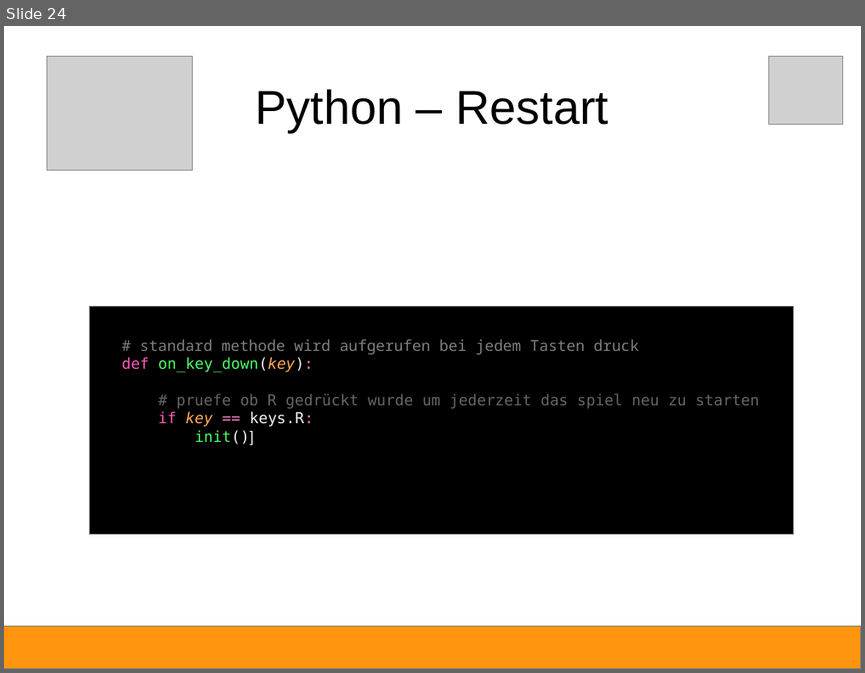
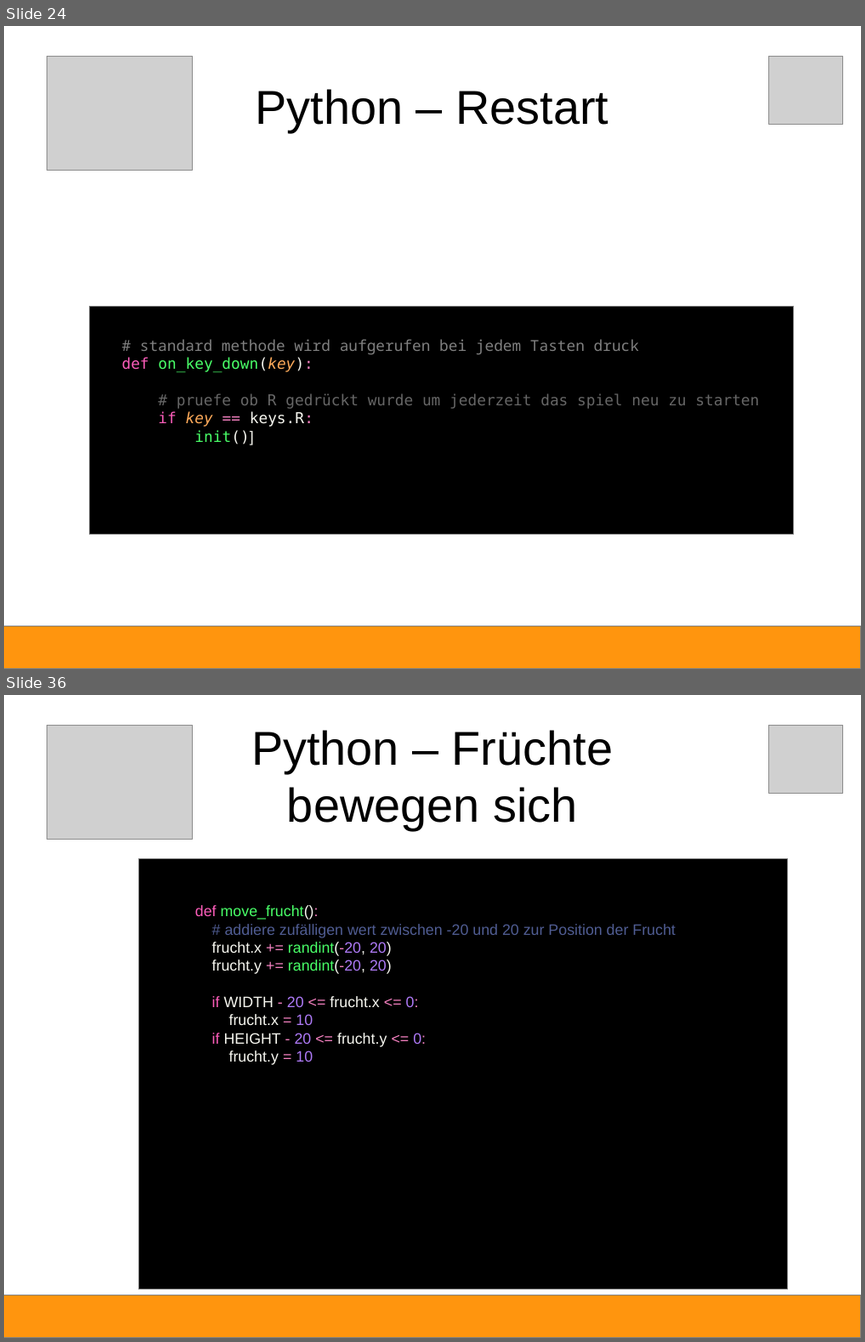
Before and after one commit to Devoxx4KidsDE/python-games, a slide deck: fruchthuhn/Python-Anleitung.odp. Shown one above the other, each under a label of ours: slide 24 before the commit, slides 24 and 36 after it; the slides between them are not shown. The pictures are 865x673 and 865x1342 pixels, drawn with LibreOffice and Linux fonts; fonts in the diff are those of the drawing; grey boxes stand for pictures. Boxes give left, top, right and bottom in pixels: in the first picture for what was removed or moved away, otherwise in the second. Text is boxed around its words. In the diff, an @@ line names an element or a change of style, - is before the commit and + after.

```diff
--- a/fruchthuhn/Python-Anleitung.odp
+++ b/fruchthuhn/Python-Anleitung.odp
@@ slide 36 added at [4,695,861,1338], background #FFFFFF @@
@@ picture added at [46,726,192,839] @@
@@ title added at [251,730,613,830], 44 pt, text #000000 @@
+Python – Früchte
+bewegen sich
@@ picture added at [769,726,842,793] @@
@@ rectangle added at [138,858,788,1288], fill #000000, outline #808080 0 pt @@
@@ text added at [195,905,675,1065], 14 pt, text #F6F6EF @@
+def move_frucht():
+# addiere zufälligen wert zwischen -20 und 20 zur Position der Frucht
+frucht.x += randint(-20, 20)
+frucht.y += randint(-20, 20)
+if WIDTH - 20 <= frucht.x <= 0:
+frucht.x = 10
+if HEIGHT - 20 <= frucht.y <= 0:
+frucht.y = 10
@@ rectangle added at [4,1295,861,1338], fill #FF950E, outline #808080 0 pt @@
```
Also in this commit, not shown: 1 slide changed, 10 other slides added, 1 slide removed, 2 other files.
